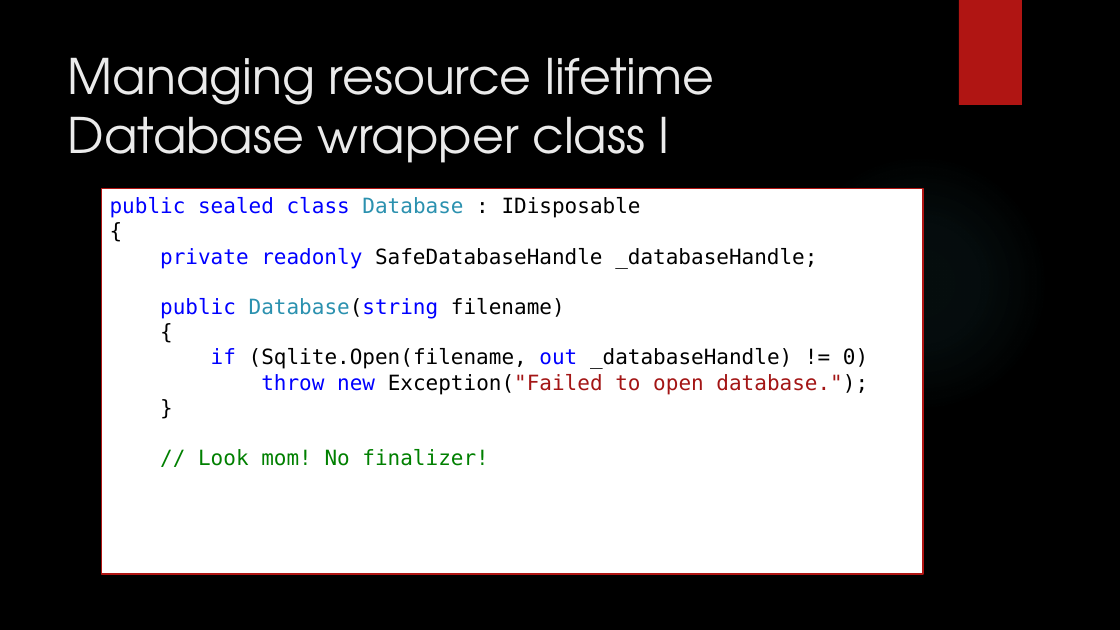
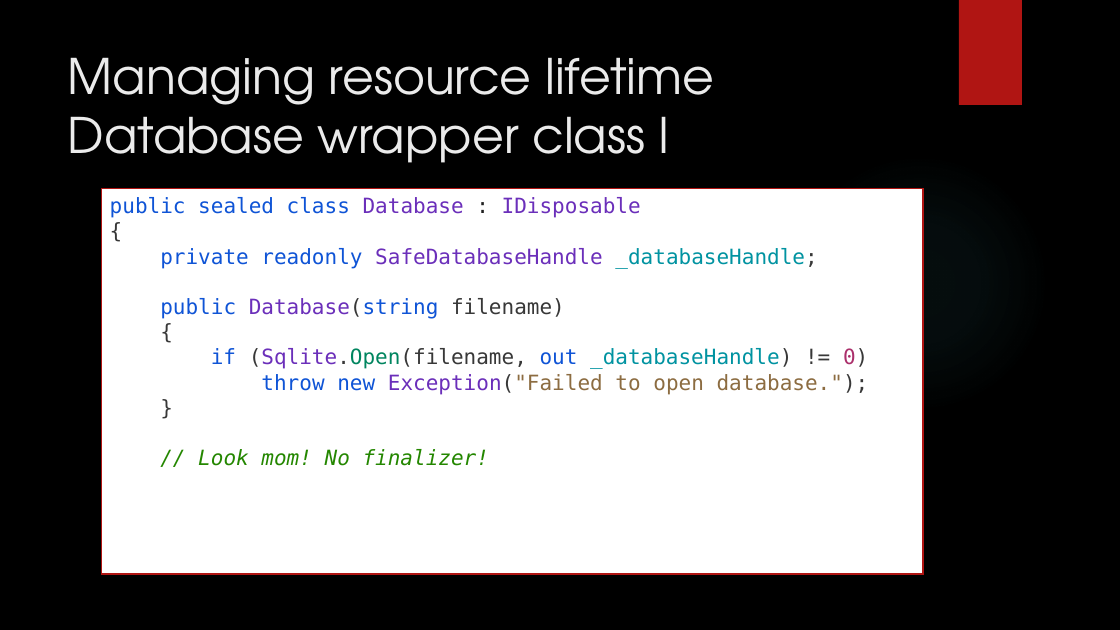
Before and after one commit to dennisdietrich/UnsafeCSharp, a slide deck: slide 31 of doc/Introduction to unsafe C#.pptx (slide 26 before the commit). Drawn at 1120x630 pixels with LibreOffice and Linux fonts; fonts in the diff are those of the drawing; background and template pictures are left out. Boxes give left, top, right and bottom in pixels: in the first picture for what was removed or moved away, otherwise in the second. Text is boxed around its words. In the diff, an @@ line names an element or a change of style, - is before the commit and + after.

```diff
--- a/doc/Introduction to unsafe C#.pptx
+++ b/doc/Introduction to unsafe C#.pptx
@@ text in rectangle at bbox=[110, 197, 869, 466]: text changed; text colour #000000 to #6B2FBA @@
-public sealed class Database : IDisposable
-{
-private readonly SafeDatabaseHandle _databaseHandle;
-public Database(string filename)
-{
-if (Sqlite.Open(filename, out _databaseHandle) != 0)
-throw new Exception("Failed to open database.");
-}
-// Look mom! No finalizer!
+public sealed class Database : IDisposable
+{
+private readonly SafeDatabaseHandle _databaseHandle;
+public Database(string filename)
+{
+if (Sqlite.Open(filename, out _databaseHandle) != 0)
+throw new Exception("Failed to open database.");
+}
+// Look mom! No finalizer!
```
Also in this commit, not shown: 21 other slides changed, 7 slides added, 6 other files.
